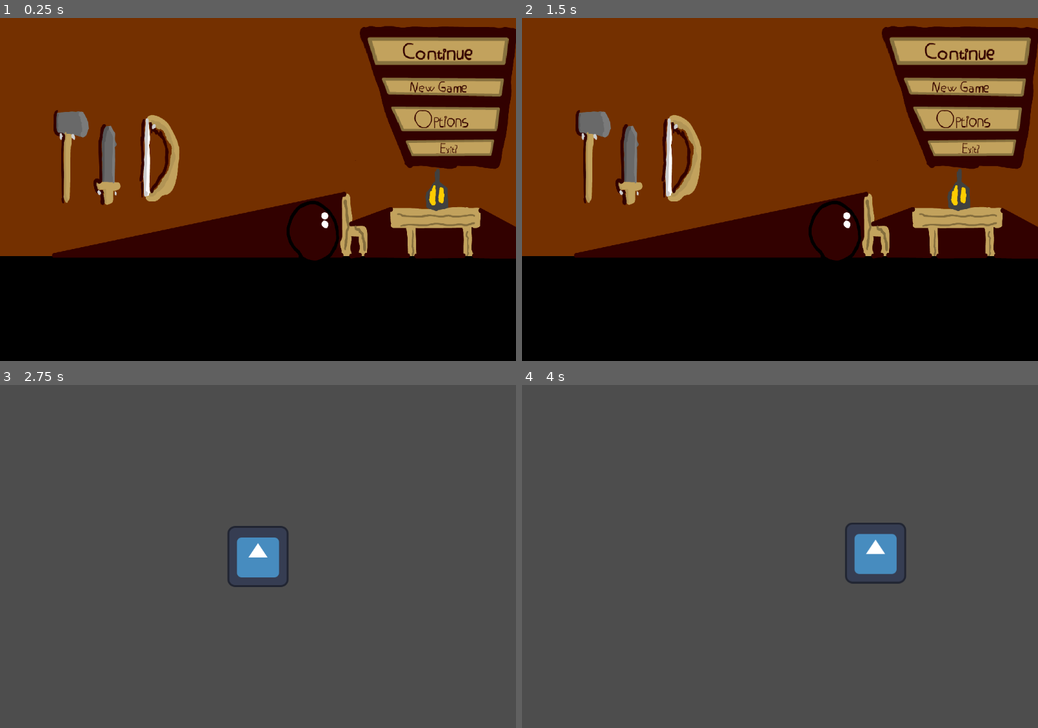
Above: before the commit, frames 1-4 (two rows, left to right).
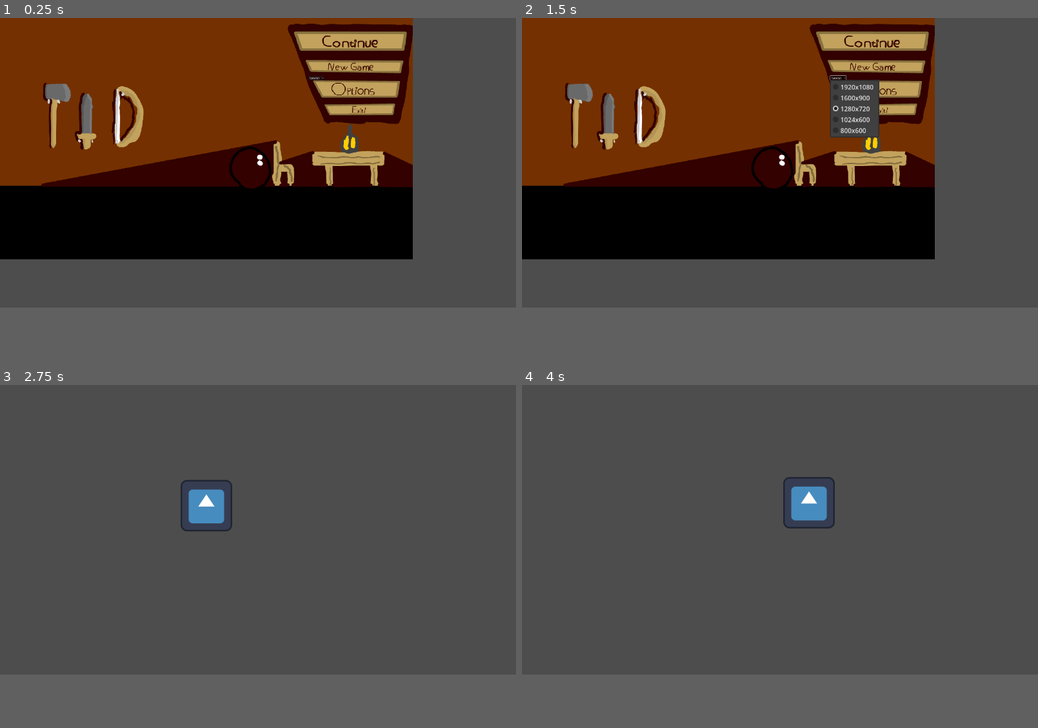
Above: after the commit, the same moments.

Repository: JhonChoulay/the-hackathon-game
Game: Godot game, scene res://Scenes/main_menu.tscn
The game is run twice, just before and just after one commit, with the same random seed, the same clock (stepped at 60 frames per second) and the same inputs. The engine's default icon, where the game draws it, is replaced by a stand-in: a white triangle on a blue panel in a dark square.
Inputs (mouse positions are in pixels of both pictures, inside the frame that each line leads up to; where the layout moved, square brackets give the same spot in the first picture):
- Up to frame 1 (0.25 s): no input
- Up to frame 2 (1.5 s): click (878, 100) [965, 117] at 0.5 s; click (836, 90) at 1.25 s, where only the run after the commit has a clickable "1280x720"
- Up to frame 3 (2.75 s): click (356, 439) [443, 453] at 2 s
- Up to frame 4 (4 s): tap Enter at 2.75 s; hold D (right) from 2.78 s (still down); tap W (up) at 2.85, 3.02, 3.32, 3.6, 3.77 s
In our replay, the window is 800x533 before the commit and 800x450 after it. These sizes can differ from the game's own. Grey fills any space a smaller window leaves; there, only what the larger window draws over its background counts as a difference.

The runs differ from the first frame. In frame 1, 59% of the frame differs, in the area x 0-100%, y 0-85%; in frame 2, 59%; in frame 3, 2.1%; in frame 4, 2.1%.

Commit message:
Created a working scene that saves and sets resolution. Yet to implement fully

Diff:
--- a/Projects/Scenes/level.tscn
+++ b/Projects/Scenes/level.tscn
@@ -2,7 +2,7 @@
 
 [ext_resource type="Script" path="res://Scripts/level.gd" id="1_cdi1t"]
 [ext_resource type="PackedScene" uid="uid://rcrdbcnu6l5s" path="res://Scenes/player.tscn" id="1_wn28b"]
-[ext_resource type="Script" path="res://Scripts/worldBorder.gd" id="3_58md8"]
+[ext_resource type="Script" path="res://Scripts/world_border.gd" id="3_58md8"]
 
 [sub_resource type="RectangleShape2D" id="RectangleShape2D_ouef3"]
 size = Vector2(1, 720)
--- a/Projects/Scenes/main_menu.tscn
+++ b/Projects/Scenes/main_menu.tscn
@@ -70,7 +70,14 @@
 stretch_mode = 0
 metadata/_edit_use_anchors_ = true
 
-[node name="OptionsMenu" parent="Buttons/Options" instance=ExtResource("10_5tbyb")]
+[node name="Menu" parent="Buttons/Options" instance=ExtResource("10_5tbyb")]
+layout_mode = 0
+anchors_preset = 0
+anchor_top = 0.0
+anchor_right = 0.0
+anchor_bottom = 0.0
+grow_horizontal = 1
+grow_vertical = 1
 
 [node name="Exit" type="TextureButton" parent="Buttons"]
 texture_filter = 1
--- a/Projects/Scenes/options_menu.gd
+++ b/Projects/Scenes/options_menu.gd
@@ -1,16 +1,27 @@
-extends Node2D
+extends HBoxContainer
 
-func _on_resolution_list_item_selected(index):
-	var config = ConfigFile.new()
+var resolutions : Dictionary = {
+	"1920x1080":Vector2(1920,1080),
+	"1600x900":Vector2(1600,900),
+	"1280x720":Vector2(1280,720),
+	"1024x600":Vector2(1024,600),
+	"800x600":Vector2(800,600)}
+
+var config = ConfigFile.new()
+
+func _ready():
+	var index = 0
+	for i in resolutions:
+		get_child(0).add_item(i,index)
+		if Vector2i(resolutions[i]) == get_viewport().content_scale_size:
+			$OptionButton.select(index)
+		index +=1
+
+func _on_option_button_item_selected(index):
+	var res = resolutions.get(get_child(0).get_item_text(index))
+	print(res)
+	get_viewport().content_scale_size = res
 	config.load("res://Config/config.ini")
-	match index:
-		0:
-			config.set_value("Settings","screen_width",1920)
-			config.set_value("Settings","screen_height",1080)
-			config.save("res://Config/config.ini")
-		1:
-			config.set_value("Settings","screen_width",1080)
-			config.set_value("Settings","screen_height",720)
-			config.save("res://Config/config.ini")
-		_:
-			print("err")
+	config.set_value("Settings","screen_width",res.x)
+	config.set_value("Settings","screen_height",res.y)
+	config.save("res://Config/config.ini")
--- a/Projects/Scenes/options_menu.tscn
+++ b/Projects/Scenes/options_menu.tscn
@@ -2,18 +2,17 @@
 
 [ext_resource type="Script" path="res://Scenes/options_menu.gd" id="1_4rbag"]
 
-[node name="OptionsMenu" type="Node2D"]
+[node name="OptionsMenu" type="HBoxContainer"]
+anchors_preset = 14
+anchor_top = 0.5
+anchor_right = 1.0
+anchor_bottom = 0.5
+grow_horizontal = 2
+grow_vertical = 2
 script = ExtResource("1_4rbag")
 
-[node name="ResolutionList" type="OptionButton" parent="."]
-offset_left = 900.0
-offset_top = 400.0
-offset_right = 1159.0
-offset_bottom = 441.0
-item_count = 2
-popup/item_0/text = "1920x1080"
-popup/item_0/id = 0
-popup/item_1/text = "1280x720"
-popup/item_1/id = 1
+[node name="OptionButton" type="OptionButton" parent="."]
+layout_mode = 2
+size_flags_horizontal = 3
 
-[connection signal="item_selected" from="ResolutionList" to="." method="_on_resolution_list_item_selected"]
+[connection signal="item_selected" from="OptionButton" to="." method="_on_option_button_item_selected"]
--- a/Projects/Scripts/Buttons.gd
+++ b/Projects/Scripts/Buttons.gd
@@ -11,8 +11,8 @@
 	print("NG Pressed")
 
 func _on_options_pressed():
-
-	pass
+	for node in $Options.get_child(0).get_children():
+		node.show()
 
 func _on_exit_pressed():
 	get_tree().quit();
--- a/Projects/project.godot
+++ b/Projects/project.godot
@@ -21,10 +21,10 @@
 
 [display]
 
-window/size/viewport_width=1920
-window/size/viewport_height=1080
+window/size/viewport_width=1280
+window/size/viewport_height=720
 window/size/mode=3
-window/stretch/aspect="ignore"
+window/stretch/mode="viewport"
 
 [input]
 
@@ -53,3 +53,7 @@
 "events": [Object(InputEventMouseButton,"resource_local_to_scene":false,"resource_name":"","device":-1,"window_id":0,"a …(258 unchanged characters)…
 ]
 }
+
+[rendering]
+
+renderer/rendering_method="gl_compatibility"
Not shown, changed: Projects/Config/config.ini
Not shown: 1 places in Projects/Scenes/main_menu.tscn that only renumber resources
Renamed: Projects/Scripts/WorldBorder.gd -> Projects/Scripts/world_border.gd
